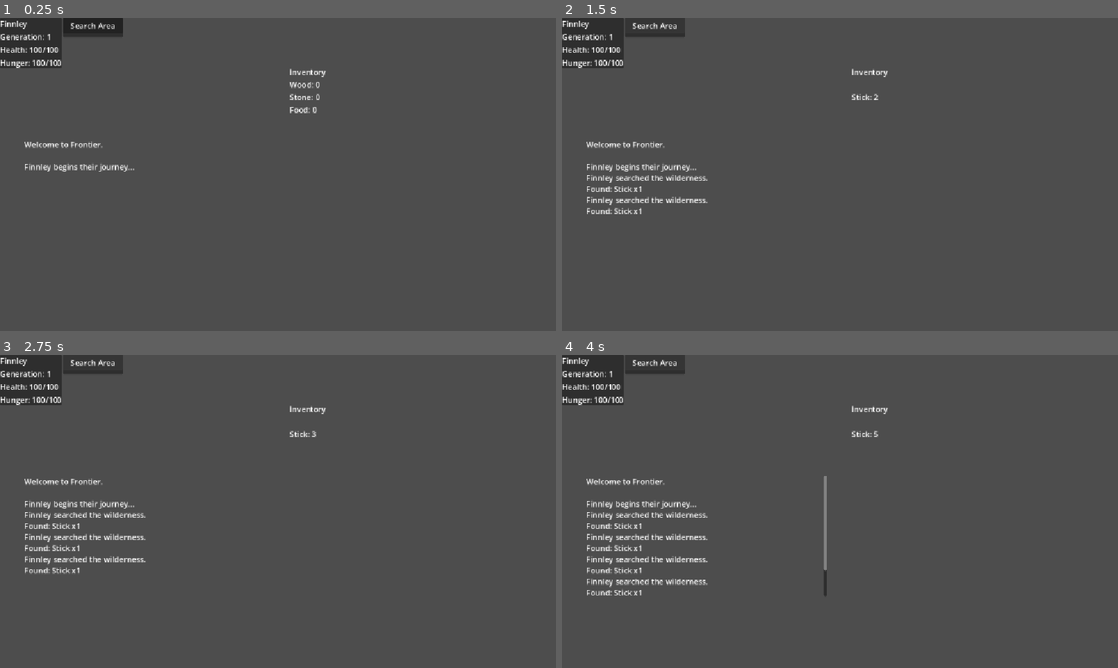
Above: before the commit, frames 1-4 (two rows, left to right).
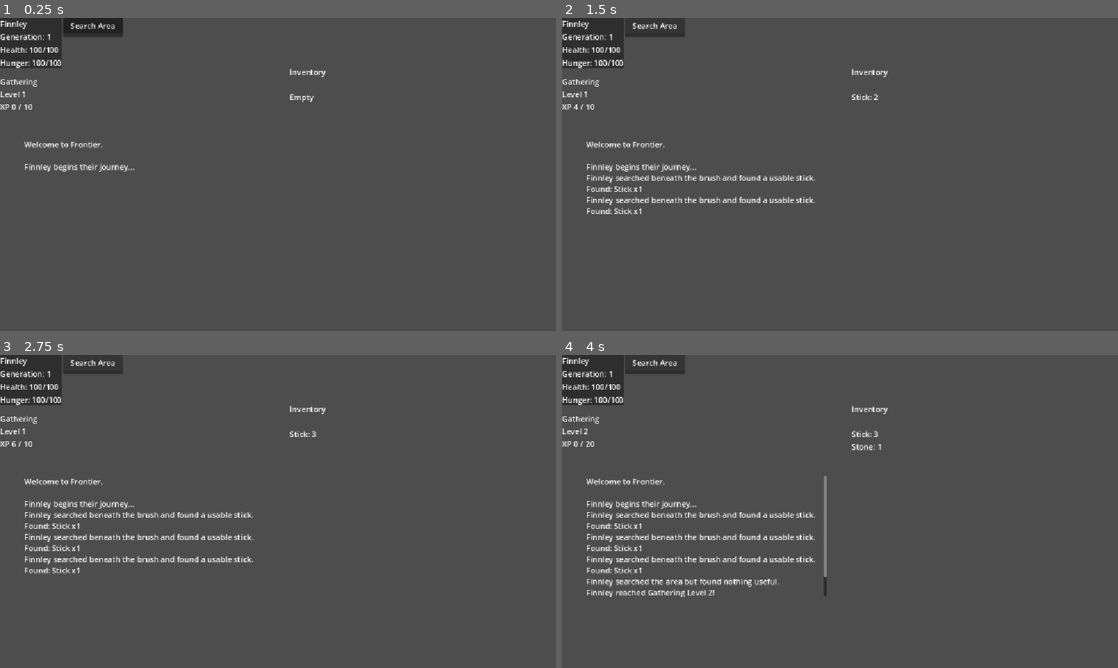
Above: after the commit, the same moments.

Repository: thegrundle-git/frontierthegame
Game: Godot game, scene res://scenes/Main.tscn
The game is run twice, just before and just after one commit, with the same random seed, the same clock (stepped at 60 frames per second) and the same inputs.
Inputs:
- Up to frame 1 (0.25 s): no input
- Up to frame 2 (1.5 s): click "Search Area" at 0.5 s; click "Search Area" at 1.25 s
- Up to frame 3 (2.75 s): click "Search Area" at 2 s
- Up to frame 4 (4 s): tap Enter at 2.75 s; tap Space at 3.5 s

The runs differ from the first frame. In frame 1, 0.4% of the frame differs, in the area x 0-58%, y 19-31%; in frame 2, 0.8%; in frame 3, 1.1%; in frame 4, 1.7%, in the area x 0-58%, y 19-78%.

Commit message:
v0.1.2 - UI progression polish

Diff:
--- /dev/null
+++ b/resources/items/berry.tres
@@ -0,0 +1,13 @@
+[gd_resource type="Resource" script_class="ItemData" format=3 uid="uid://ctwviw0tgrfik"]
+
+[ext_resource type="Script" uid="uid://b7c5v3pbowv1w" path="res://scripts/resources/ItemData.gd" id="1_5o00f"]
+
+[resource]
+script = ExtResource("1_5o00f")
+id = "berry"
+display_name = "Wild Berry"
+description = "A handful of small berries gathered from untamed shrubs. Tart, bruised, and never guaranteed to be plentiful, they offer only a fleeting reprieve from hunger. For those with empty stomachs, even a mouthful of wild fruit is worth the search."
+category = "Food"
+weight = 0.05
+tags = Array[String](["food", "gathering", "plant"])
+metadata/_custom_type_script = "uid://b7c5v3pbowv1w"
--- /dev/null
+++ b/resources/items/stone.tres
@@ -0,0 +1,13 @@
+[gd_resource type="Resource" script_class="ItemData" format=3 uid="uid://clcyx5iqp0lgl"]
+
+[ext_resource type="Script" uid="uid://b7c5v3pbowv1w" path="res://scripts/resources/ItemData.gd" id="1_6yv2l"]
+
+[resource]
+script = ExtResource("1_6yv2l")
+id = "stone"
+display_name = "Stone"
+description = "A common piece of weathered rock, shaped only by time and the elements. It lacks any obvious value, but even the most ordinary stone can become a tool, a weapon, or the foundation of something greater in the hands of a determined survivor."
+category = "Resource"
+weight = 0.75
+tags = Array[String](["stone", "gathering", "crafting"])
+metadata/_custom_type_script = "uid://b7c5v3pbowv1w"
--- a/scenes/ui/GameUI.tscn
+++ b/scenes/ui/GameUI.tscn
@@ -69,4 +69,13 @@
 Stone: 0
 Food: 0"
 
+[node name="GatheringLabel" type="Label" parent="." unique_id=1504059948]
+layout_mode = 0
+offset_top = 120.0
+offset_right = 78.0
+offset_bottom = 195.0
+text = "Gathering
+Level 1
+XP 0 / 10"
+
 [connection signal="pressed" from="ActionPanel/ActionList/SearchButton" to="." method="_on_search_button_pressed"]
--- a/scripts/actions/SearchAction.gd
+++ b/scripts/actions/SearchAction.gd
@@ -3,21 +3,64 @@
 
 
 func perform(survivor: Survivor) -> void:
-	print(survivor.data.display_name + " searched the ground.")
+	var roll := randi_range(1, 100)
 
-	survivor.inventory.add_item("stick", 1)
+	var item_id := ""
+	var amount := 0
+	var event_text := ""
+
+	if roll <= 45:
+		item_id = "stick"
+		amount = 1
+		event_text = (
+			survivor.data.display_name
+			+ " searched beneath the brush and found a usable stick."
+		)
+
+	elif roll <= 75:
+		item_id = "stone"
+		amount = 1
+		event_text = (
+			survivor.data.display_name
+			+ " uncovered a loose stone among the dirt and roots."
+		)
+
+	elif roll <= 90:
+		item_id = "berry"
+		amount = 1
+		event_text = (
+			survivor.data.display_name
+			+ " found a cluster of wild berries."
+		)
+
+	else:
+		event_text = (
+			survivor.data.display_name
+			+ " searched the area but found nothing useful."
+		)
+
 	survivor.gain_gathering_xp(2)
 	survivor.gain_knowledge(1)
 
+	if not item_id.is_empty():
+		survivor.inventory.add_item(item_id, amount)
+
 	if GameManager.game_ui:
-		GameManager.game_ui.add_event(
-			survivor.data.display_name + " searched the wilderness."
-		)
+		GameManager.game_ui.add_event(event_text)
 
-		GameManager.game_ui.add_event(
-			"Found: Stick x1"
-		)
+		if not item_id.is_empty():
+			var item_data := ItemDatabase.get_item(item_id)
+
+			if item_data != null:
+				GameManager.game_ui.add_event(
+					"Found: "
+					+ item_data.display_name
+					+ " x"
+					+ str(amount)
+				)
 
 		GameManager.game_ui.update_inventory(
 			survivor.inventory
 		)
+
+		GameManager.game_ui.update_survivor()
--- a/scripts/ui/GameUI.gd
+++ b/scripts/ui/GameUI.gd
@@ -1,16 +1,25 @@
 extends Control
 
-@onready var event_log = $EventLog
-@onready var inventory_label = $InventoryLabel
 
-func _ready():
+@onready var event_log: RichTextLabel = $EventLog
+@onready var inventory_label: Label = $InventoryLabel
+@onready var gathering_label: Label = $GatheringLabel
 
+
+func _ready() -> void:
 	print("GameUI Loaded")
 
 	GameManager.game_ui = self
-func add_event(text):
 
-	event_log.append_text("\n" + text)
+	update_survivor()
+
+	if GameManager.current_survivor != null:
+		update_inventory(GameManager.current_survivor.inventory)
+
+
+func add_event(event_text: String) -> void:
+	event_log.append_text("\n" + event_text)
+
 
 func update_inventory(inventory: FrontierInventory) -> void:
 	var inventory_text := "Inventory\n\n"
@@ -26,12 +35,36 @@
 				inventory_text += item_id + ": " + str(amount) + "\n"
 				continue
 
-			inventory_text += item_data.display_name
-			inventory_text += ": "
-			inventory_text += str(amount)
-			inventory_text += "\n"
+			inventory_text += (
+				item_data.display_name
+				+ ": "
+				+ str(amount)
+				+ "\n"
+			)
 
 	inventory_label.text = inventory_text
-func _on_search_button_pressed():
 
+
+func update_survivor() -> void:
+	var survivor := GameManager.current_survivor
+
+	if survivor == null:
+		return
+
+	var level: int = survivor.data.gathering_level
+	var xp: int = survivor.data.gathering_xp
+	var xp_needed: int = level * 10
+
+	gathering_label.text = (
+		"Gathering\n"
+		+ "Level "
+		+ str(level)
+		+ "\nXP "
+		+ str(xp)
+		+ " / "
+		+ str(xp_needed)
+	)
+
+
+func _on_search_button_pressed() -> void:
 	GameManager.search_area()
